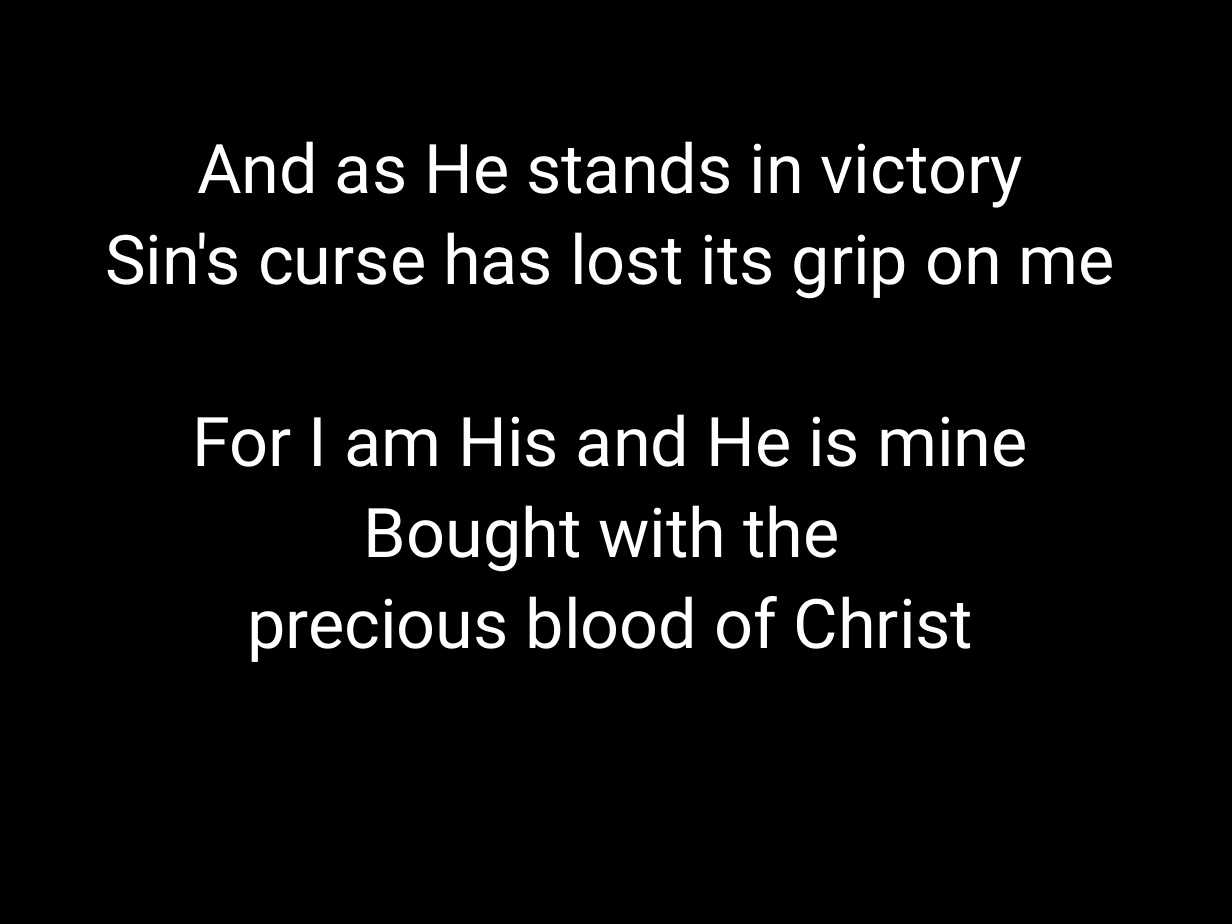
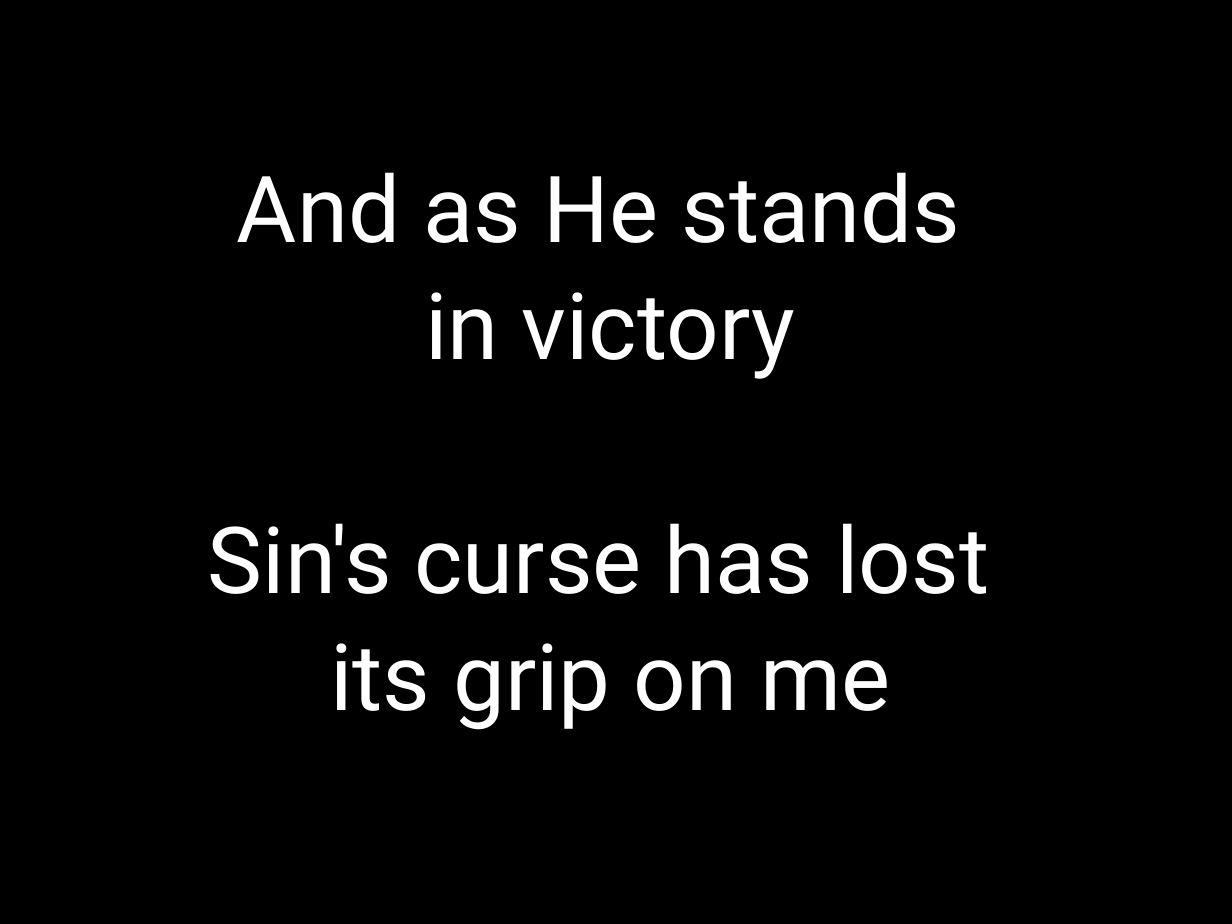
Before and after one commit to kendall412/worship, a slide deck: slide 12 of In Christ Alone.pptx (slide 7 before the commit). Drawn at 1232x924 pixels with LibreOffice and Linux fonts; fonts in the diff are those of the drawing. Boxes give left, top, right and bottom in pixels: in the first picture for what was removed or moved away, otherwise in the second. Text is boxed around its words. In the diff, an @@ line names an element or a change of style, - is before the commit and + after.

```diff
--- a/In Christ Alone.pptx
+++ b/In Christ Alone.pptx
@@ subtitle at <box>208,172,989,730</box>: text changed; size 40 to 54 pt @@
-And as He stands in victory
-Sin's curse has lost its grip on me
-For I am His and He is mine
-Bought with the
-precious blood of Christ
+And as He stands
+in victory
+Sin's curse has lost
+its grip on me
```
Also in this commit, not shown: 7 other slides changed, 8 slides added, 15 other files.
